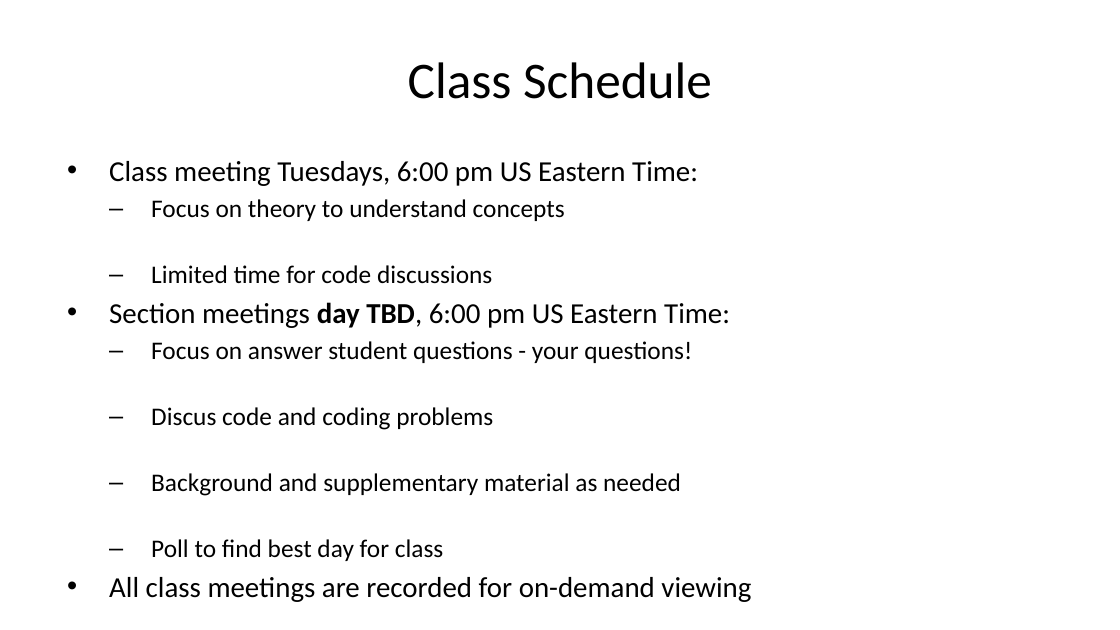
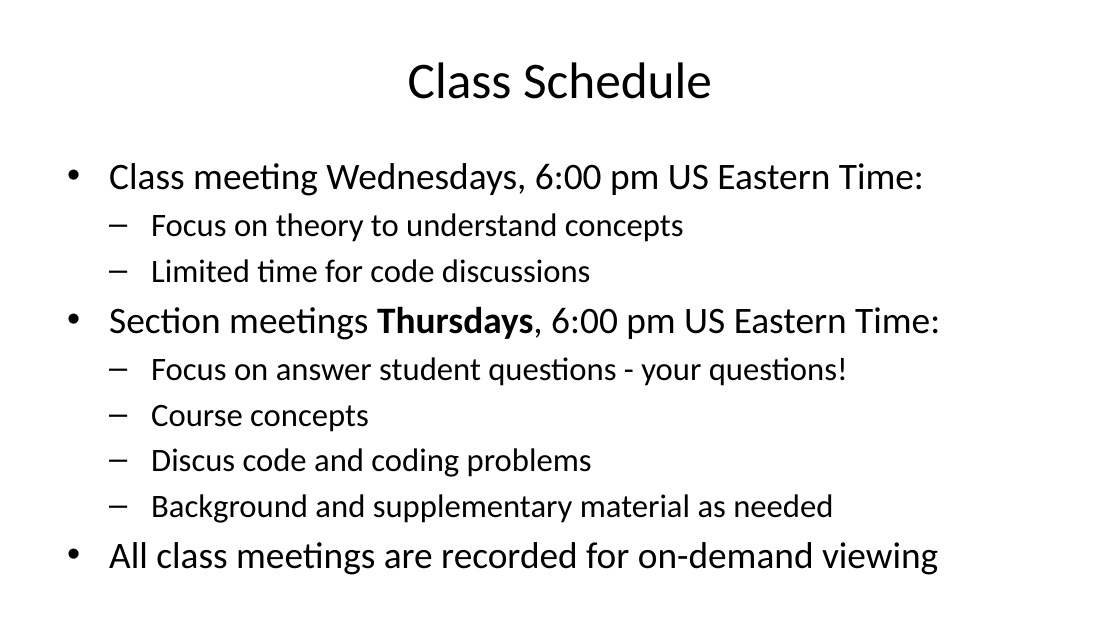
Before and after one commit to StephenElston/CSCI-E-83, a slide deck: slide 14 of LectureSlides/01_PreceptionForScientificVisualization.pptx. Drawn at 1120x630 pixels with LibreOffice and Linux fonts; fonts in the diff are those of the drawing. Boxes give left, top, right and bottom in pixels: in the first picture for what was removed or moved away, otherwise in the second. Text is boxed around its words. In the diff, an @@ line names an element or a change of style, - is before the commit and + after.

```diff
--- a/LectureSlides/01_PreceptionForScientificVisualization.pptx
+++ b/LectureSlides/01_PreceptionForScientificVisualization.pptx
@@ text at <box>109,163,924,196</box>: text changed; size 18.6 to 24 pt @@
-• Class meeting Tuesdays, 6:00 pm US Eastern Time:
+• Class meeting Wednesdays, 6:00 pm US Eastern Time:
@@ text at <box>109,213,938,575</box>: size 16.3 to 21 pt in "Focus on theory to understand concepts", "Limited time for code discussions", "Focus on answer student questions - your ...", "Discus code and coding problems" and 1 more places; size 18.6 to 24 pt in "All class meetings are recorded for on-demand ..."; more space between paragraphs @@
@@ text at <box>109,306,940,340</box>: text changed; size 18.6 to 24 pt @@
-• Section meetings day TBD, 6:00 pm US Eastern Time:
+• Section meetings Thursdays, 6:00 pm US Eastern Time:
@@ text at <box>151,404,369,432</box>: paragraph added @@
+  – Course concepts
@@ text at <box>151,539,444,561</box>: paragraph removed @@
-  – Poll to find best day for class
```
Also in this commit, not shown: 29 other slides changed, 4 slides added, 2 slides removed.
